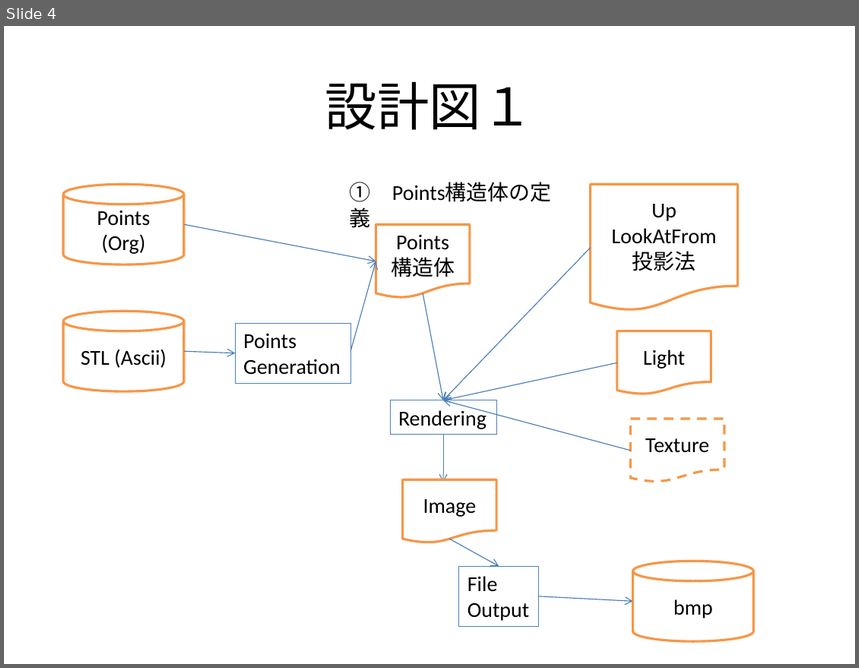
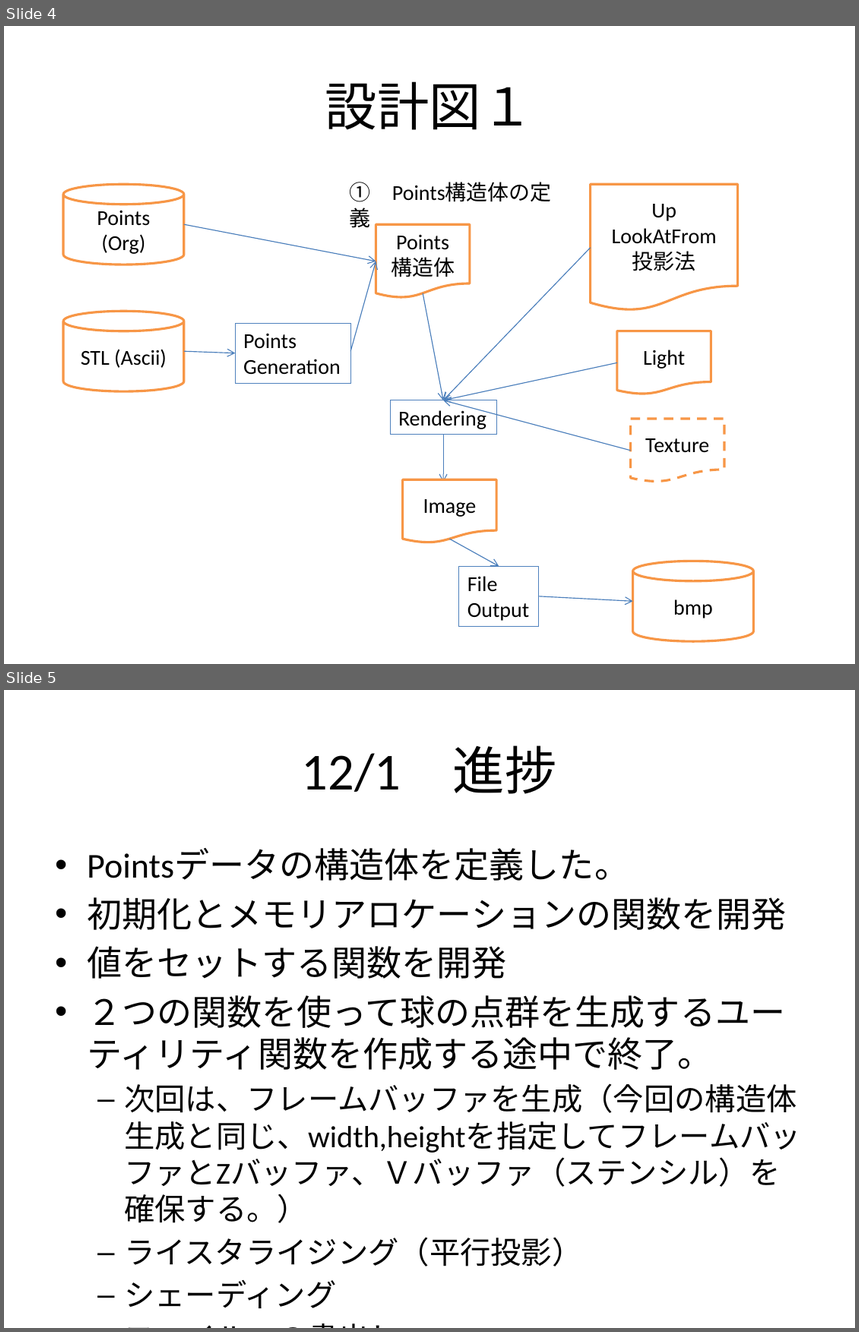
Before and after one commit to tymob/standard_render, a slide deck: Design20161201_00.pptx. Shown one above the other, each under a label of ours: slide 4 before the commit, slides 4 and 5 after it. The pictures are 859x668 and 859x1332 pixels, drawn with LibreOffice and Linux fonts; fonts in the diff are those of the drawing. Boxes give left, top, right and bottom in pixels: in the first picture for what was removed or moved away, otherwise in the second. Text is boxed around its words. In the diff, an @@ line names an element or a change of style, - is before the commit and + after.

```diff
--- a/Design20161201_00.pptx
+++ b/Design20161201_00.pptx
@@ slide 5 added at [4, 690, 855, 1328], background #FFFFFF @@
@@ title added at [302, 745, 557, 794], 44 pt, text #000000 @@
+12/1 進捗
@@ text added at [87, 849, 801, 1309], 25.9 pt, text #000000 @@
+• Pointsデータの構造体を定義した。
+• 初期化とメモリアロケーションの関数を開発
+• 値をセットする関数を開発
+• ２つの関数を使って球の点群を生成するユーティリティ関数を作成する途中で終了。
+  – 次回は、フレームバッファを生成（今回の構造体生成と同じ、width,heightを指定してフレームバッファとZバッファ、Ｖバッファ（ステンシル）を確保する。）
+  – ライスタライジング（平行投影）
+  – シェーディング
+  – ファイルへの書出し
```
